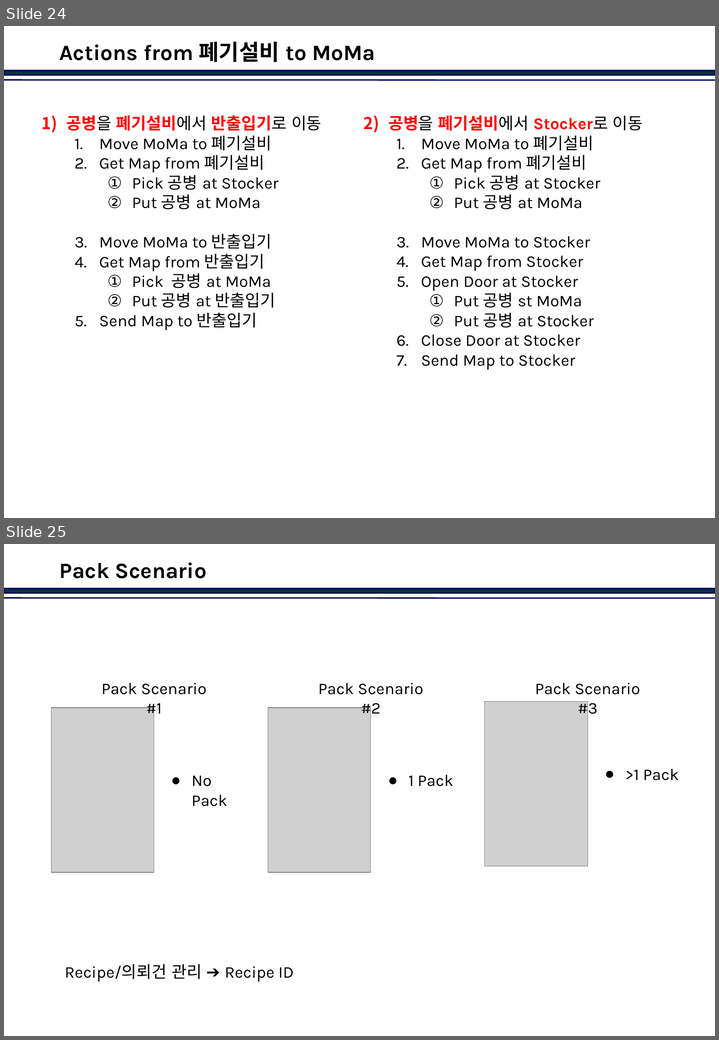
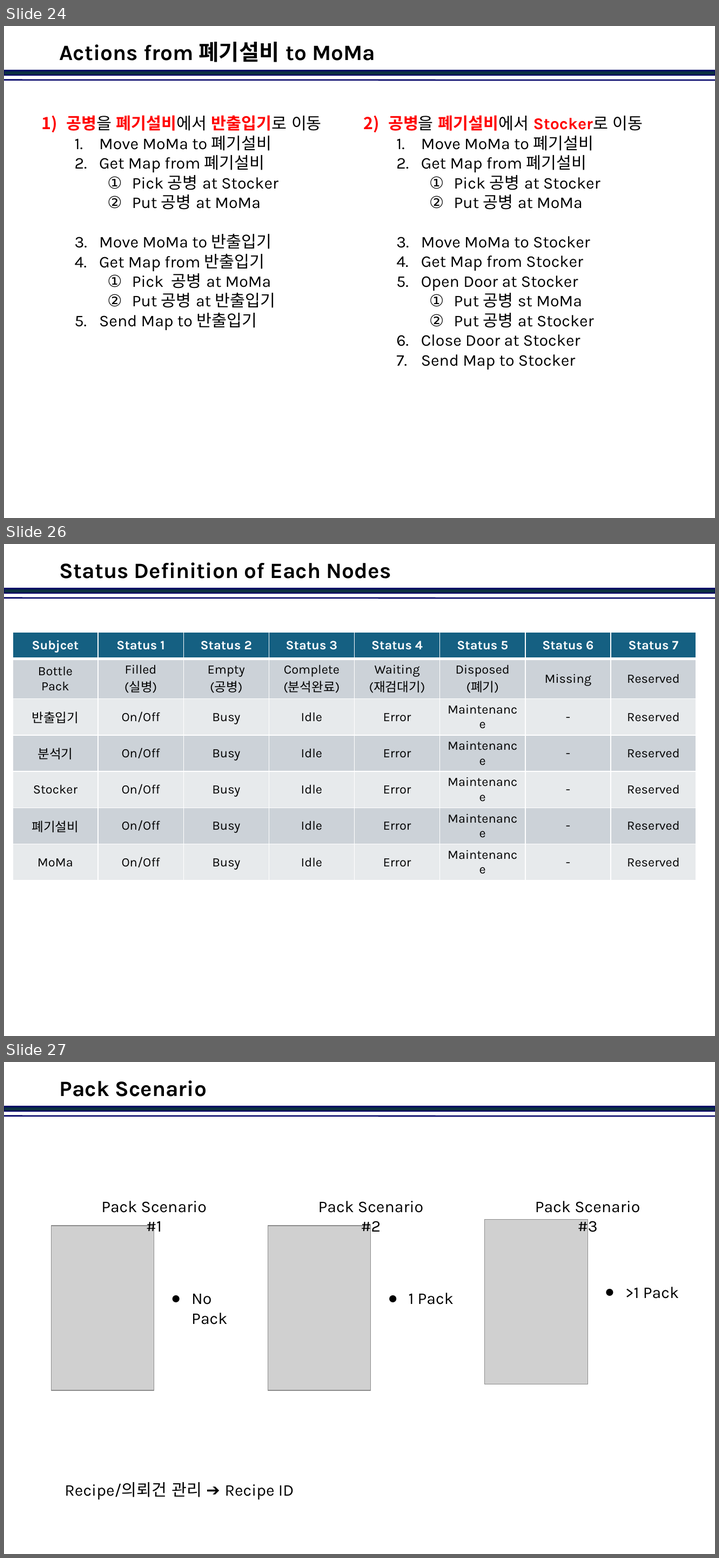
Before and after one commit to jinkabpark/SamickThk_Analysis, a slide deck: 허종원/Travel Scenario.pptx. Shown one above the other, each under a label of ours: slides 24 and 25 before the commit, slides 24, 26 and 27 after it; the slides between them are not shown. The pictures are 719x1040 and 719x1558 pixels, drawn with LibreOffice and Linux fonts; fonts in the diff are those of the drawing; grey boxes stand for pictures; background and template pictures are left out. Boxes give left, top, right and bottom in pixels: in the first picture for what was removed or moved away, otherwise in the second. Text is boxed around its words. In the diff, an @@ line names an element or a change of style, - is before the commit and + after.

```diff
--- a/허종원/Travel Scenario.pptx
+++ b/허종원/Travel Scenario.pptx
@@ slide 26 added at (x1=4, y1=544, x2=715, y2=1036), background #FFFFFF; not listed: 2 template elements that a slide beside it also shows @@
@@ title added at (x1=60, y1=562, x2=391, y2=579), 24 pt, text #000000, bold @@
+Status Definition of Each Nodes
@@ table added at (x1=13, y1=632, x2=695, y2=872), 7 rows, 8 columns @@
+Subjcet | Status 1 | Status 2 | Status 3 | Status 4 | Status 5 | Status 6 | Status 7
+Bottle Pack | Filled (실병) | Empty (공병) | Complete (분석완료) | Waiting (재검대기) | Disposed (폐기) | Missing | Reserved
+반출입기 | On/Off | Busy | Idle | Error | Maintenance | - | Reserved
+분석기 | On/Off | Busy | Idle | Error | Maintenance | - | Reserved
+Stocker | On/Off | Busy | Idle | Error | Maintenance | - | Reserved
+폐기설비 | On/Off | Busy | Idle | Error | Maintenance | - | Reserved
+MoMa | On/Off | Busy | Idle | Error | Maintenance | - | Reserved
@@ what was slide 25 is now slide 27 @@
```
Also in this commit, not shown: 1 other slide added.
